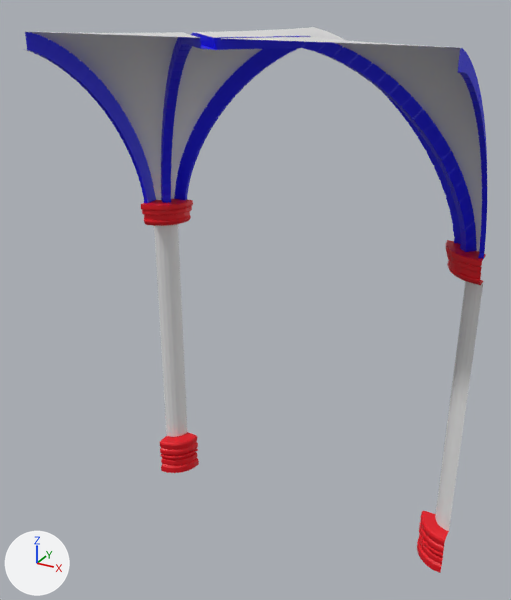
The Blender file Assets/Models/Column01_M.blend as it was, and as the next commit left it.
One viewpoint serves both versions: a camera (50 mm lens) standing at (18.0, -24.4, 8.2) and looking at (6.4, -3.3, -2.3). Arrows for +X, +Y and +Z are at lower left; the lights stay in place.

In view in the first picture: 'Column01'.
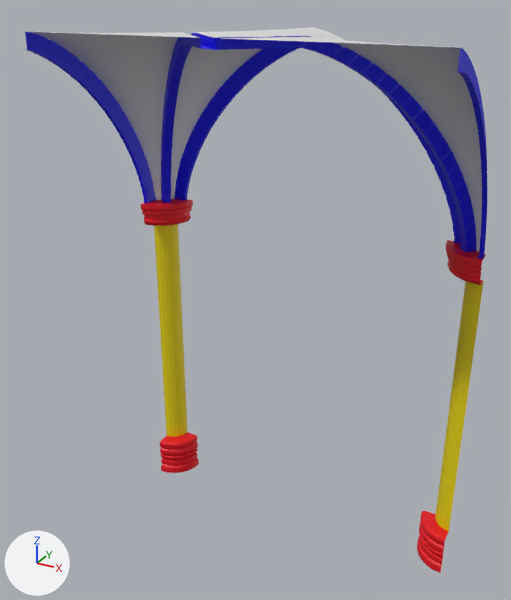
Location of each change, [x1, y1, x2, y2] in pixels of the pictures (511 x 600 px):
part 1 of me_plane, recoloured (white to yellow): [154, 224, 484, 531] in both

Edits to the bpy script that builds the scene:
```text
Add mat_mat_3:
    mat_mat_3 = principled_material('Mat 3')
    mat_mat_3.base_color = (0.8, 0.647, 0.0)  # yellow #e7d200
Change me_plane:
    where me_plane.from_pydata(...)  # 1233 vertices, 1205 faces; spans x -7.0..0.0, y 0.0..7.0, z -20.4..0.3
    used by ob_column01; location = (7.0, -7.0, 6.71)
    me_plane part 1: all 6 faces centred in x -6.9..-6.3, y 6.3..6.9, z -13.2 switch from mat_mat_0 (white #e7e7e7) to mat_mat_3 (yellow #e7d200)
```
